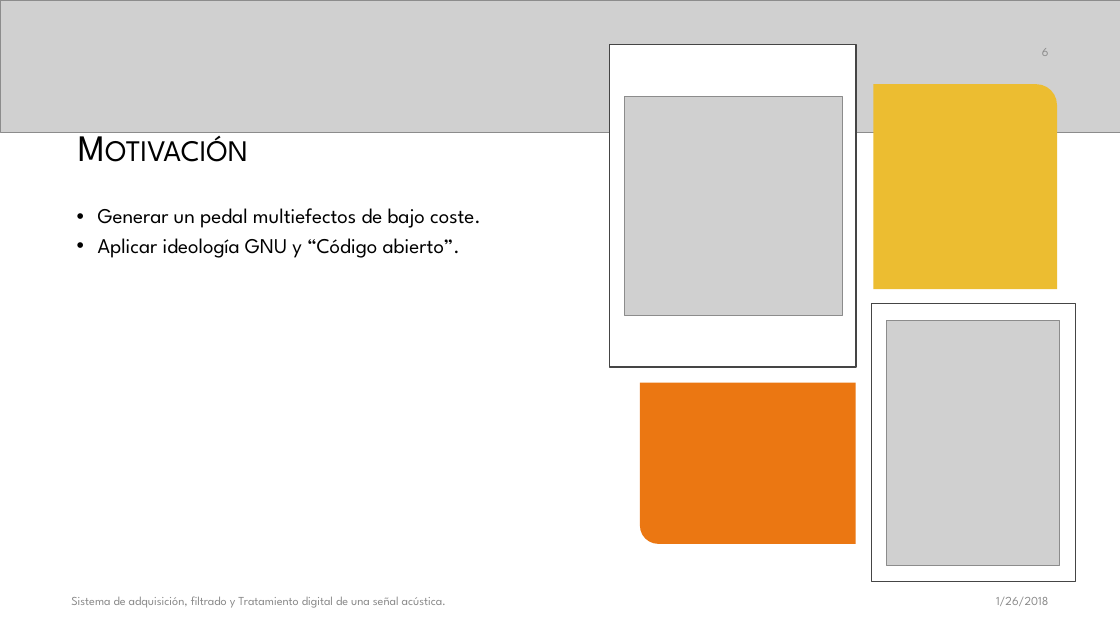
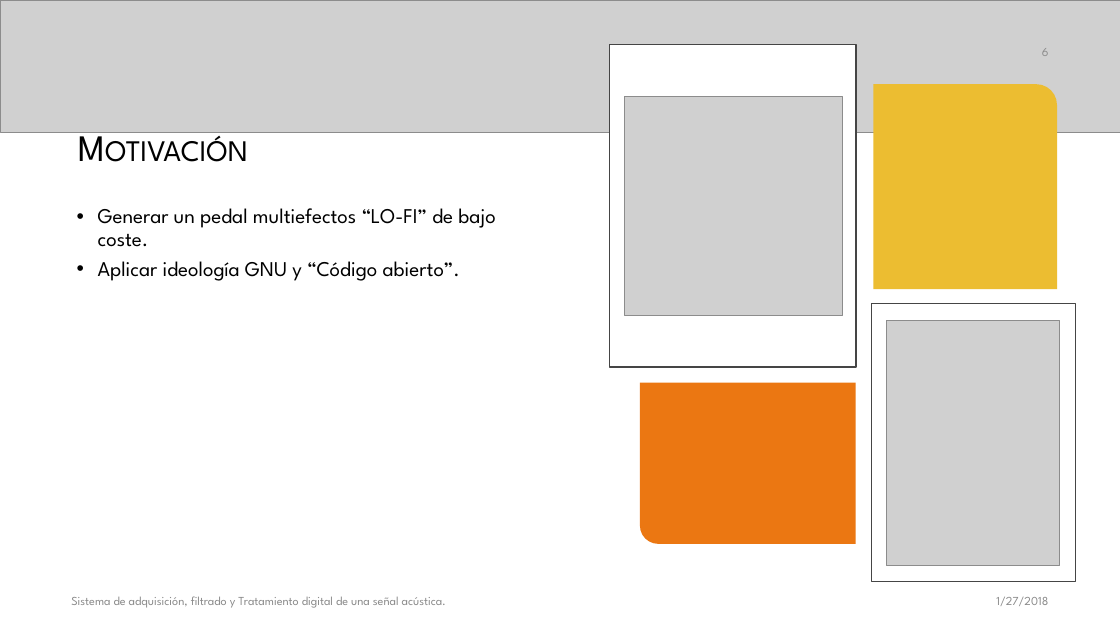
Before and after one commit to galledohm/Prueba1, a slide deck: slide 6 of Subsis/Presentación/Sistema de adquisición, filtrado y Tratamiento digital.pptx. Drawn at 1120x630 pixels with LibreOffice and Linux fonts; fonts in the diff are those of the drawing; grey boxes stand for pictures; background and template pictures are left out. Boxes give left, top, right and bottom in pixels: in the first picture for what was removed or moved away, otherwise in the second. Text is boxed around its words. In the diff, an @@ line names an element or a change of style, - is before the commit and + after.

```diff
--- a/Subsis/Presentación/Sistema de adquisición, filtrado y Tratamiento digital.pptx
+++ b/Subsis/Presentación/Sistema de adquisición, filtrado y Tratamiento digital.pptx
@@ text at (98, 208, 495, 247): text changed @@
-• Generar un pedal multiefectos de bajo coste.
+• Generar un pedal multiefectos “LO-FI” de bajo coste.
@@ text at (996, 597, 1048, 606): text changed @@
-1/26/2018
+1/27/2018
```
Also in this commit, not shown: 15 other slides changed, 6 slides added, 2 other files.
